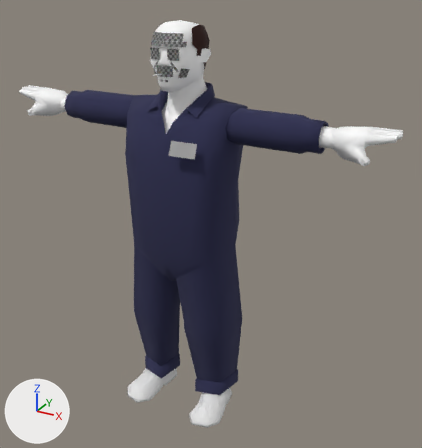
A saved change to the Blender file Models/character_blender_backup.blend.
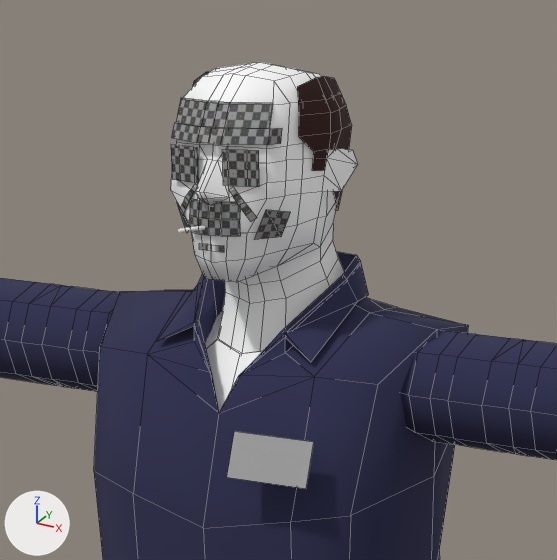
The first picture shows the older version from a camera (50 mm lens) standing at (1.002, -1.625, 1.562) and looking at (0.081, 0.051, 0.724). The close-ups show the older and then the newer version on the part from 22% to 66% of the width and 0% to 41% of the height of that picture. Only the edits that show in the close-ups are written down. The lights are fixed; the arrows at lower left show +X, +Y and +Z. The close-ups show mesh edges as thin lines.

In view in the first close-up: 'arms_mesh', 'body_mesh', 'brows_plane_mesh', 'cheekbones_plane_mesh', 'chin_plane_mesh', 'eye_left_plane_mesh', 'eye_right_plane_mesh', 'forehead_plane_mesh', 'hair_mesh2', 'head_mesh', 'mouth_plane_mesh', 'nametag_plane_mesh', 'shirt_mesh', 'teartrough_plane_mesh' and 1 more.
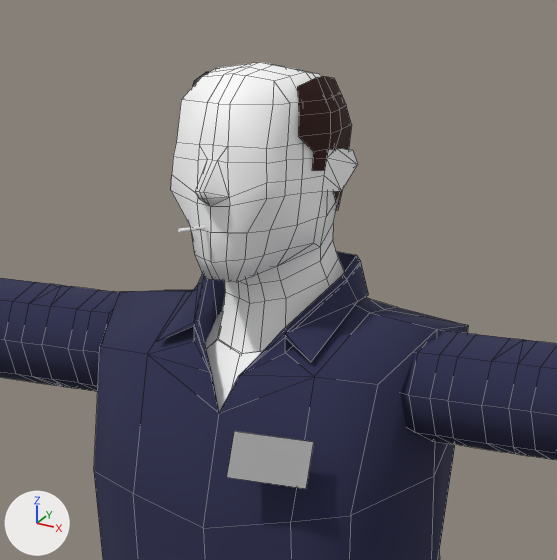
The change, as a list of edits to the scene's bpy script:
```text
Remove ob_brows_plane_mesh:
    ob_brows_plane_mesh = bpy.data.objects.new('brows_plane_mesh', me_plane)
    ob_brows_plane_mesh.location = (0.0, 0.0, 0.0)
Remove ob_eye_left_plane_mesh:
    ob_eye_left_plane_mesh = bpy.data.objects.new('eye_left_plane_mesh', me_plane_001)
    ob_eye_left_plane_mesh.location = (0.0, 0.0, 0.0)
Remove ob_forehead_plane_mesh:
    ob_forehead_plane_mesh = bpy.data.objects.new('forehead_plane_mesh', me_head_outline_mat_outline_0_003)
    ob_forehead_plane_mesh.location = (0.0, 0.0, 0.0)
Remove ob_mouth_plane_mesh:
    ob_mouth_plane_mesh = bpy.data.objects.new('mouth_plane_mesh', me_plane_002)
    ob_mouth_plane_mesh.location = (0.0, 0.0, 0.0)
Remove ob_teartrough_plane_mesh:
    ob_teartrough_plane_mesh = bpy.data.objects.new('teartrough_plane_mesh', me_head_outline_mat_outline_0_006)
    ob_teartrough_plane_mesh.location = (0.0, 0.0, 0.0)
Remove ob_chin_plane_mesh:
    ob_chin_plane_mesh = bpy.data.objects.new('chin_plane_mesh', me_head_outline_mat_outline_0_013)
    ob_chin_plane_mesh.location = (0.0, 0.0, 0.0)
Remove ob_eye_right_plane_mesh:
    ob_eye_right_plane_mesh = bpy.data.objects.new('eye_right_plane_mesh', me_plane_005)
    ob_eye_right_plane_mesh.location = (0.0, 0.0, 0.0)
Remove ob_cheekbones_plane_mesh:
    ob_cheekbones_plane_mesh = bpy.data.objects.new('cheekbones_plane_mesh', me_head_outline_mat_outline_0_007)
    ob_cheekbones_plane_mesh.location = (0.0, 0.0, 0.0)
```

Location of each change, [x1, y1, x2, y2] in pixels of the close-ups (557 x 560 px):
'forehead_plane_mesh', deleted: before [176, 98, 272, 129]
'brows_plane_mesh', deleted: before [172, 122, 282, 145]
'mouth_plane_mesh', deleted: before [190, 198, 241, 236]
'eye_left_plane_mesh', deleted: before [222, 149, 259, 187]
'eye_right_plane_mesh', deleted: before [171, 144, 199, 183]
'cheekbones_plane_mesh', deleted: before [177, 203, 291, 240]
'teartrough_plane_mesh', deleted: before [180, 186, 257, 222]
'chin_plane_mesh', deleted: before [199, 243, 224, 252]
